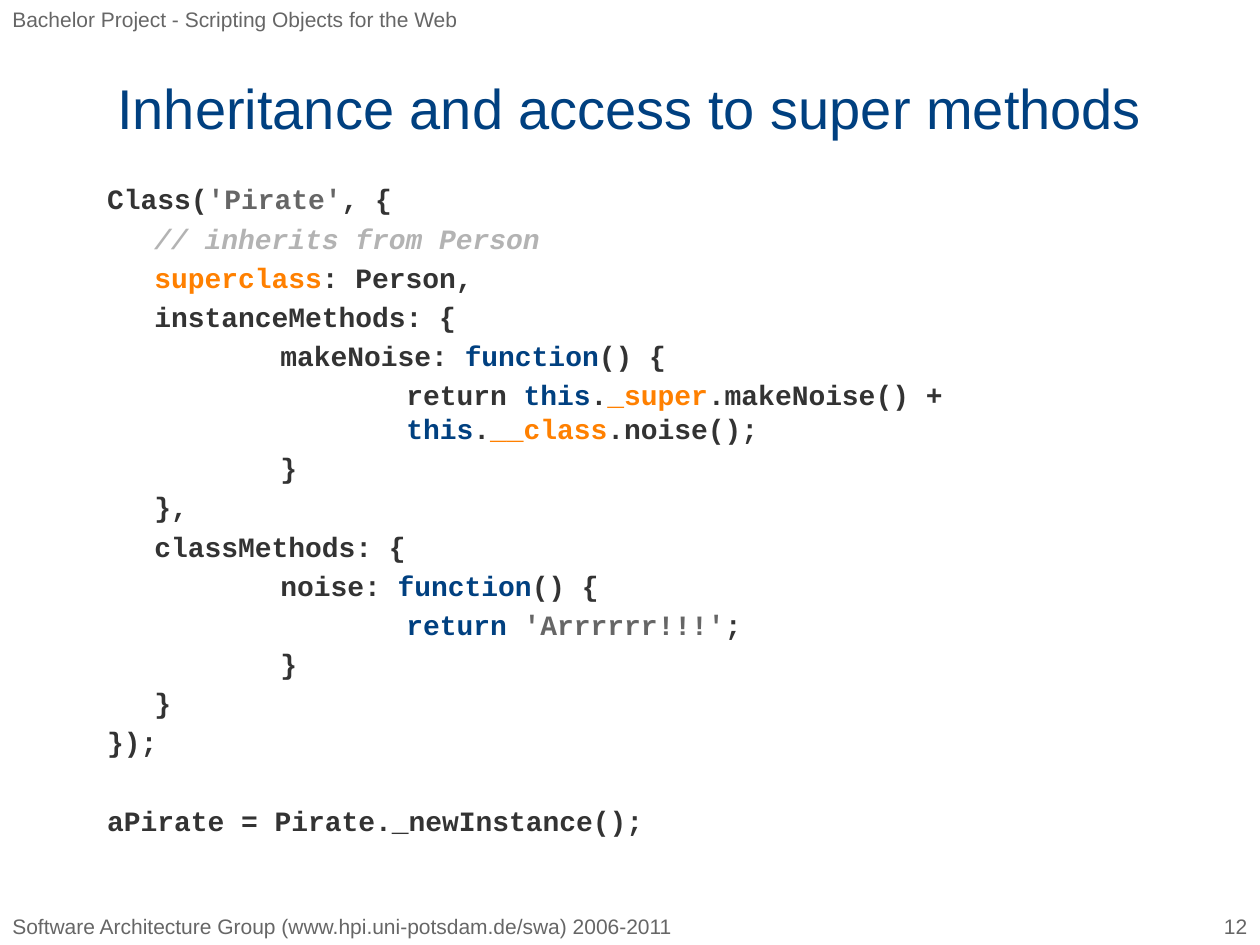
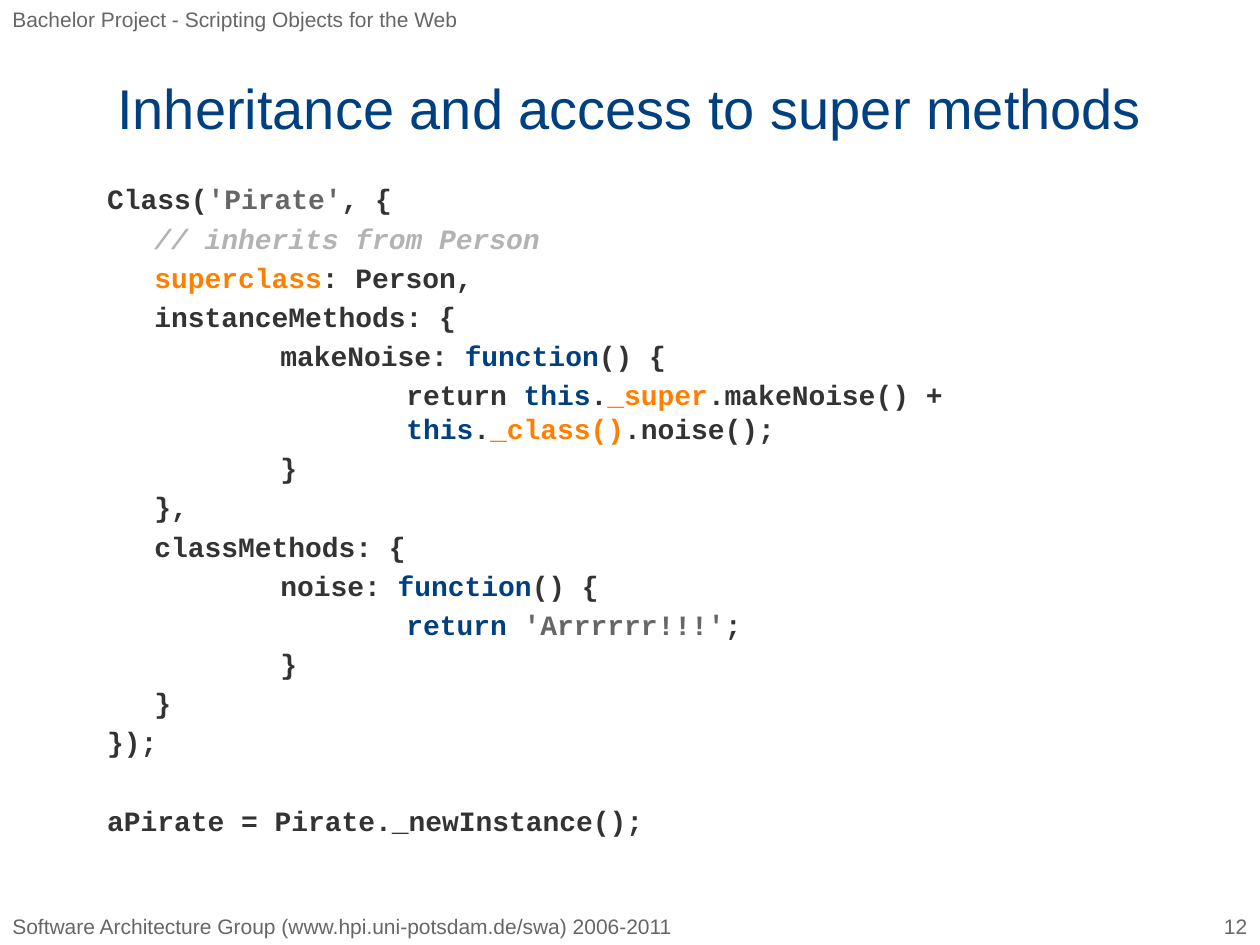
Before and after one commit to bp2010h1/orca, a slide deck: slide 12 of doc/squeakyJS.pptx. Drawn at 1260x945 pixels with LibreOffice and Linux fonts; fonts in the diff are those of the drawing; background and template pictures are left out. Boxes give left, top, right and bottom in pixels: in the first picture for what was removed or moved away, otherwise in the second. Text is boxed around its words. In the diff, an @@ line names an element or a change of style, - is before the commit and + after.

```diff
--- a/doc/squeakyJS.pptx
+++ b/doc/squeakyJS.pptx
@@ text at bbox=[406, 386, 909, 445]: text changed @@
-return this._super.makeNoise() + this.__class.noise();
+return this._super.makeNoise() + this._class().noise();
```
Also in this commit, not shown: 6 other slides changed, 1 other file.
